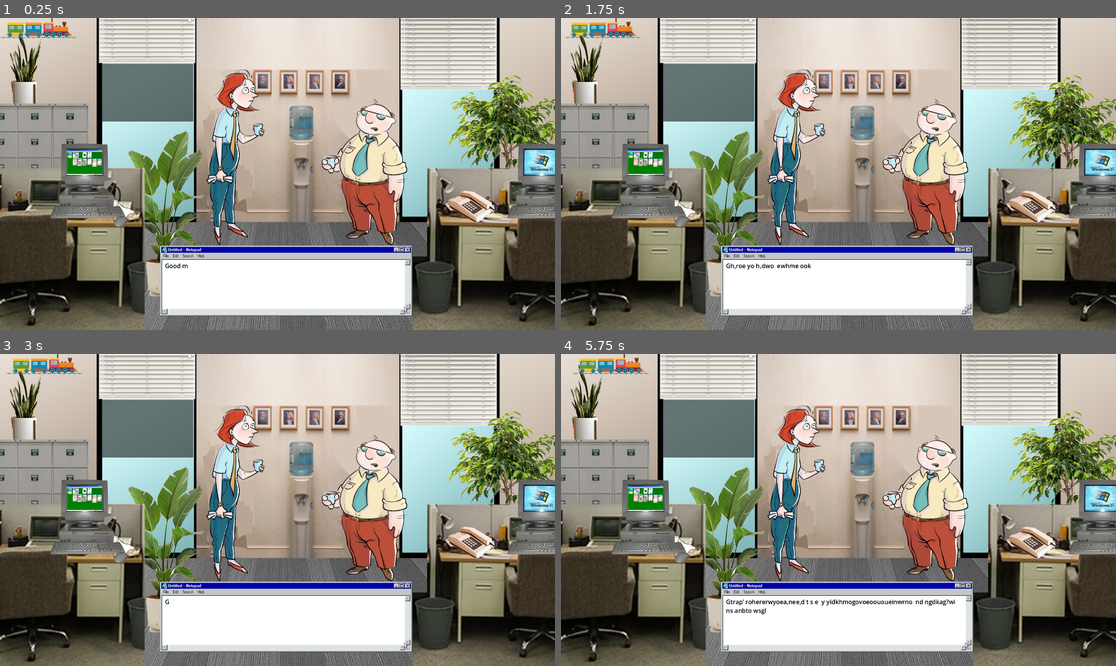
Above: before the commit, frames 1-4 (two rows, left to right).
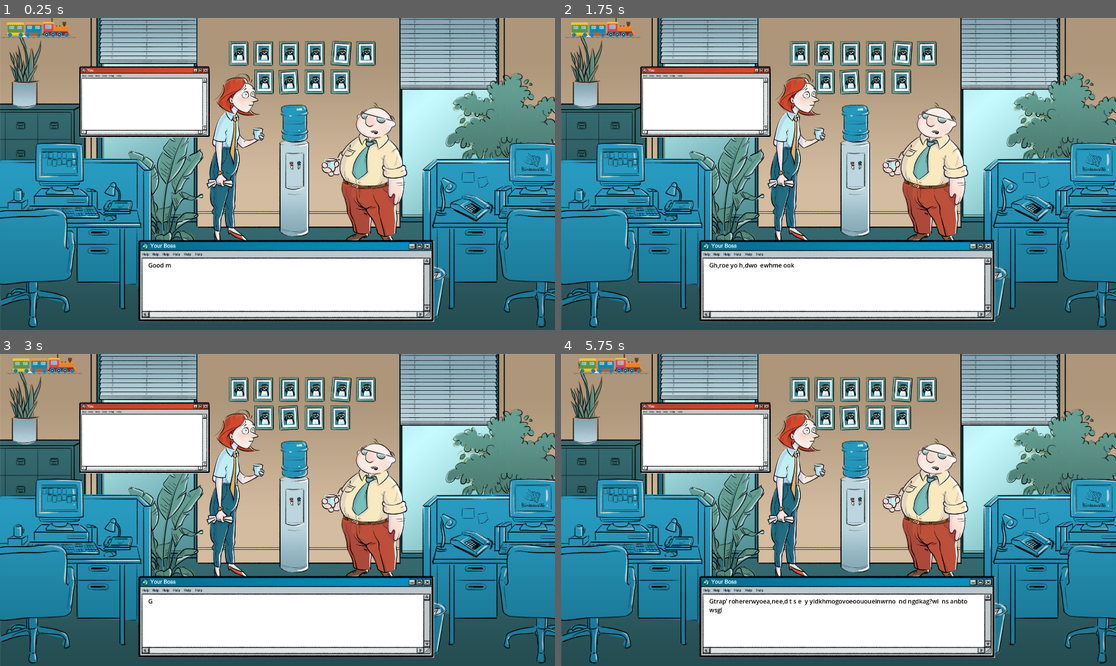
Above: after the commit, the same moments.

Repository: boneyard24/VGGJ2026
Game: Godot game, scene res://Main.tscn
Two runs of this game, one before a commit and one after it. Both use one fixed random seed, a clock stepped at 60 frames per second and the inputs below.
Inputs:
- Up to frame 1 (0.25 s): no input
- Up to frame 2 (1.75 s): tap Enter (enter) at 0.5, 0.6, 1.35 s; hold Right (right) 0.53-1.28 s; hold Down (down) from 1.28 s (still down)
- Up to frame 3 (3 s): release Down (down) at 2.03 s; hold Right (right) 2.03-2.78 s; tap Enter (enter) at 2.1, 2.85 s; hold Up (up) from 2.78 s (still down)
- Up to frame 4 (5.75 s): release Up (up) at 3.53 s; hold Left (left) 3.53-5.03 s; tap Enter (enter) at 3.6, 4.35, 5.1 s; hold Down (down) from 5.03 s (still down)

The runs differ from the first frame. In frame 1, 83% of the frame differs, in the area x 0-100%, y 0-100%; in frame 2, 83%; in frame 3, 83%; in frame 4, 83%.

Commit message:
updated icons, new bg, textboxes, increased combo size, decreased difficulty ramp

Diff:
--- a/trainger/Dialogue Box/Boss/DialogueBox.tscn
+++ b/trainger/Dialogue Box/Boss/DialogueBox.tscn
@@ -5,26 +5,26 @@
 [sub_resource type="StyleBoxEmpty" id="StyleBoxEmpty_tw0c8"]
 
 [node name="DialogueBox" type="Panel" unique_id=1367545682]
-custom_minimum_size = Vector2(820, 150)
-offset_right = 820.0
-offset_bottom = 150.0
+custom_minimum_size = Vector2(920, 170)
+offset_right = 920.0
+offset_bottom = 170.0
 grow_horizontal = 2
 grow_vertical = 2
 theme_override_styles/panel = SubResource("StyleBoxEmpty_tw0c8")
 script = ExtResource("1_djagf")
 
 [node name="DialogueText" type="RichTextLabel" parent="." unique_id=1924625265]
-custom_minimum_size = Vector2(820, 150)
+custom_minimum_size = Vector2(920, 170)
 layout_mode = 1
 anchors_preset = 8
 anchor_left = 0.5
 anchor_top = 0.5
 anchor_right = 0.5
 anchor_bottom = 0.5
-offset_left = -410.0
-offset_top = -75.0
-offset_right = 410.0
-offset_bottom = 75.0
+offset_left = -460.0
+offset_top = -85.0
+offset_right = 460.0
+offset_bottom = 85.0
 grow_horizontal = 2
 grow_vertical = 2
 pivot_offset = Vector2(410, 70)
--- a/trainger/Dialogue Box/Player/PlayerDialogue.tscn
+++ b/trainger/Dialogue Box/Player/PlayerDialogue.tscn
@@ -2,17 +2,21 @@
 
 [ext_resource type="Script" uid="uid://c5i7nadqgsty4" path="res://Dialogue Box/Player/player_dialogue.gd" id="1_8dn7x"]
 
+[sub_resource type="StyleBoxEmpty" id="StyleBoxEmpty_8dn7x"]
+
 [node name="PlayerBox" type="Panel" unique_id=344526282]
-custom_minimum_size = Vector2(320, 200)
-offset_right = 320.0
-offset_bottom = 200.0
+custom_minimum_size = Vector2(360, 160)
+offset_right = 360.0
+offset_bottom = 160.0
+theme_override_styles/panel = SubResource("StyleBoxEmpty_8dn7x")
 script = ExtResource("1_8dn7x")
 
 [node name="DialogueText" type="RichTextLabel" parent="." unique_id=1924625265]
-custom_minimum_size = Vector2(320, 200)
+custom_minimum_size = Vector2(360, 160)
 layout_mode = 0
-offset_right = 320.0
-offset_bottom = 200.0
+offset_right = 360.0
+offset_bottom = 160.0
+theme_override_colors/default_color = Color(0, 0, 0, 1)
 theme_override_font_sizes/normal_font_size = 20
 bbcode_enabled = true
 text = "test [wave] aasdsd [/wave]"
--- a/trainger/Main.tscn
+++ b/trainger/Main.tscn
@@ -32,20 +32,20 @@
 
 [node name="DialogueBox" parent="." unique_id=1743243020 instance=ExtResource("3_cm0pq")]
 layout_mode = 0
-offset_left = 571.0
-offset_top = 843.0
-offset_right = 1391.0
-offset_bottom = 993.0
+offset_left = 513.0
+offset_top = 841.0
+offset_right = 1433.0
+offset_bottom = 1011.0
 grow_horizontal = 1
 grow_vertical = 1
 
 [node name="PlayerBox" parent="." unique_id=344526282 instance=ExtResource("4_fos0i")]
 z_index = -5
 layout_mode = 0
-offset_left = 349.0
-offset_top = 158.0
-offset_right = 669.0
-offset_bottom = 358.0
+offset_left = 302.0
+offset_top = 217.0
+offset_right = 662.0
+offset_bottom = 377.0
 
 [node name="GameOver" parent="." unique_id=1274482844 instance=ExtResource("4_cm0pq")]
 layout_mode = 1
@@ -54,11 +54,11 @@
 
 [node name="Boss" parent="." unique_id=1345478661 instance=ExtResource("7_trn2v")]
 z_index = -5
-position = Vector2(1277, 509)
+position = Vector2(1277, 520)
 
 [node name="Player" parent="." unique_id=519405507 instance=ExtResource("8_03owx")]
 z_index = -5
-position = Vector2(790, 490)
+position = Vector2(790, 505)
 
 [node name="TensionProgressBar" parent="." unique_id=1740585256 instance=ExtResource("9_03owx")]
 
--- a/trainger/Scenes/GameManager/game_manager.gd
+++ b/trainger/Scenes/GameManager/game_manager.gd
@@ -33,8 +33,8 @@
 	var instance : qte_popup = QTEScene.instantiate()
 
 	var rng := RandomNumberGenerator.new()
-	var combo_count := rng.randi_range(1, (1+spawn_count) / 2)
-	combo_count = clampi(combo_count, 1, 4)
+	var combo_count := rng.randi_range(1, (1+spawn_count) / 4)
+	combo_count = clampi(combo_count, 1, 6)
 	instance.ComboLength = combo_count
 
 	add_child(instance)
--- a/trainger/Scenes/Level/Environment.tscn
+++ b/trainger/Scenes/Level/Environment.tscn
@@ -1,11 +1,13 @@
 [gd_scene format=3 uid="uid://debt7kpxmr02j"]
 
 [ext_resource type="Texture2D" uid="uid://c0gtwfgcsq338" path="res://Assets/comptesting/0_Background_CityView@0.5x.png" id="1_s0iwy"]
-[ext_resource type="Texture2D" uid="uid://csg8ys1ugxequ" path="res://Assets/comptesting/2_Background_Office@0.5x.png" id="2_aftjl"]
-[ext_resource type="Texture2D" uid="uid://c8604kotlcmir" path="res://Assets/comptesting/5_Foreground@0.5x.png" id="3_c5jlw"]
-[ext_resource type="Texture2D" uid="uid://cw0f84wgsa37i" path="res://Assets/DialogueBoxes/Boss_TextBox@0.5x_Cropped.png" id="4_c5jlw"]
+[ext_resource type="Texture2D" uid="uid://d2ngm8wrx2a24" path="res://Assets/BGs/2_Background_Office@0.5x@0.5x.png" id="2_c5jlw"]
+[ext_resource type="Texture2D" uid="uid://bp4js5csvlk3y" path="res://Assets/BGs/5_Foreground@0.5x@0.5x.png" id="3_40one"]
+[ext_resource type="Texture2D" uid="uid://y1m5hkuna35o" path="res://Assets/DialogueBoxes/TextBox_YourBoss.png" id="4_40one"]
+[ext_resource type="Texture2D" uid="uid://clhvu5045hht6" path="res://Assets/DialogueBoxes/TextBox_You.png" id="5_fxsqg"]
 
 [node name="Environment" type="Node2D" unique_id=1706885947]
+z_index = -1
 
 [node name="Sprite2D" type="Sprite2D" parent="." unique_id=765936477]
 z_index = -9
@@ -13,13 +15,20 @@
 
 [node name="Sprite2D2" type="Sprite2D" parent="." unique_id=1804971191]
 z_index = -9
-texture = ExtResource("2_aftjl")
+texture = ExtResource("2_c5jlw")
 
 [node name="Sprite2D3" type="Sprite2D" parent="." unique_id=216783328]
 z_index = -5
-texture = ExtResource("3_c5jlw")
+texture = ExtResource("3_40one")
 
 [node name="Sprite2D4" type="Sprite2D" parent="." unique_id=211974807]
+z_index = -4
+texture = ExtResource("4_40one")
+offset = Vector2(30, 370)
+
+[node name="Sprite2D5" type="Sprite2D" parent="." unique_id=1534141096]
 z_index = -5
-texture = ExtResource("4_c5jlw")
+position = Vector2(-480.00003, -494)
+scale = Vector2(0.6585665, 0.65856653)
+texture = ExtResource("5_fxsqg")
 offset = Vector2(30, 370)
--- a/trainger/coreytest/comp_testing.tscn
+++ b/trainger/coreytest/comp_testing.tscn
@@ -3,6 +3,8 @@
 [ext_resource type="Texture2D" uid="uid://c5uo1nks8ct2q" path="res://Assets/comptesting/Composition_Draft-01@0.5x.jpg" id="1_w2aaw"]
 
 [node name="CompTesting" type="Node2D" unique_id=1638788144]
+z_index = -20
 
 [node name="Sprite2D" type="Sprite2D" parent="." unique_id=507940580]
+z_index = -15
 texture = ExtResource("1_w2aaw")
Binary file changed: trainger/Assets/Buttons/Button_Down.png
Binary file changed: trainger/Assets/Buttons/Button_Left.png
Binary file changed: trainger/Assets/Buttons/Button_Right.png
Binary file changed: trainger/Assets/Buttons/Button_Up.png
Binary file added: trainger/Assets/DialogueBoxes/TextBox_You.png
Not shown, added: trainger/Assets/DialogueBoxes/TextBox_You.png.import
Binary file added: trainger/Assets/DialogueBoxes/TextBox_YourBoss.png
Not shown, added: trainger/Assets/DialogueBoxes/TextBox_YourBoss.png.import
